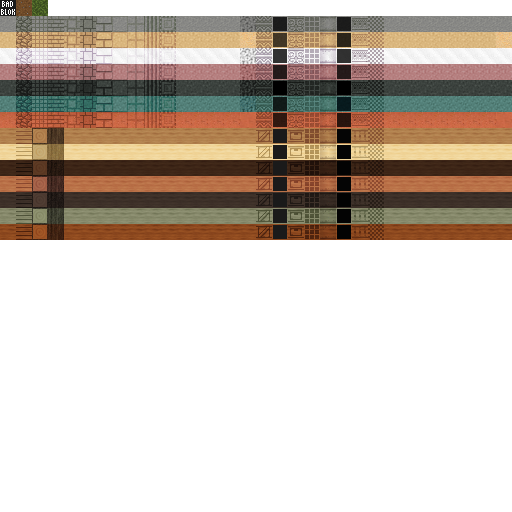
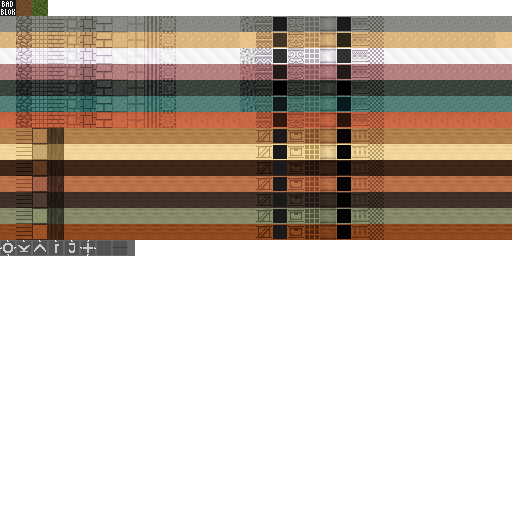
Layered file, before and after one edit (512 x 512). Changes by layer:
painted on "patterns" over <box>0,240,128,255</box>
painted on "materials" over <box>0,240,135,256</box>
